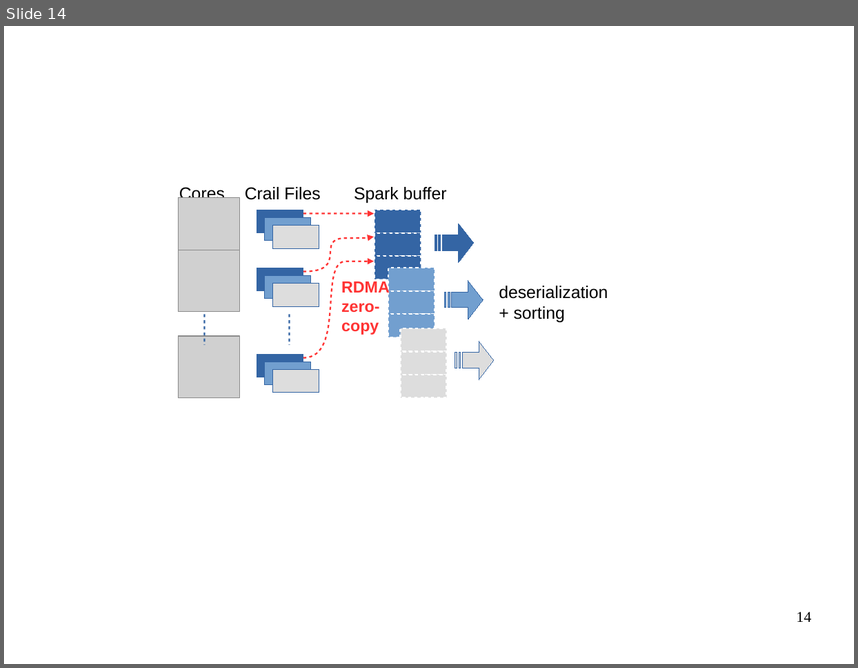
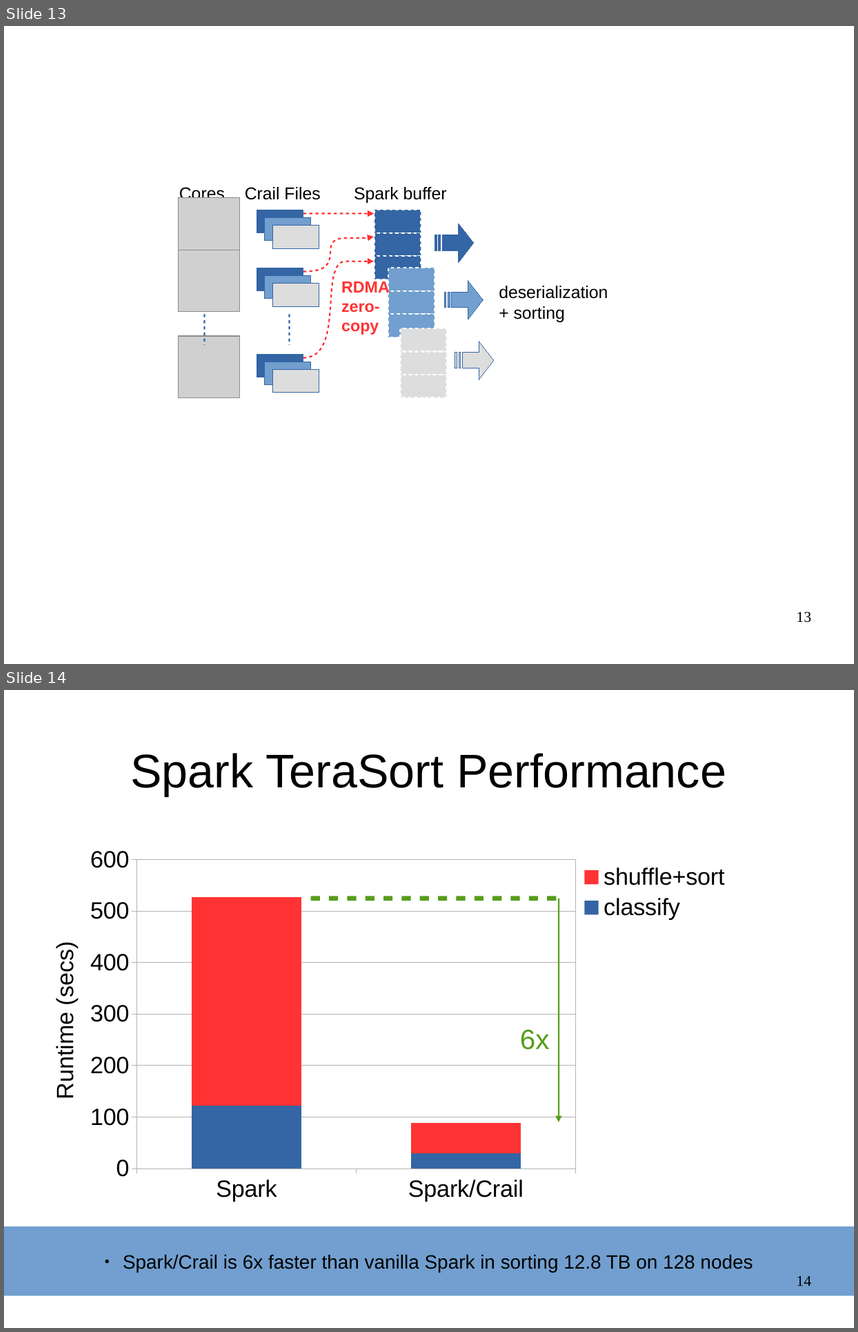
Before and after one commit to apache/incubator-crail-website, a slide deck: _graphix/website.odp. Shown one above the other, each under a label of ours: slide 14 before the commit, slides 13 and 14 after it. The pictures are 858x668 and 858x1332 pixels, drawn with LibreOffice and Linux fonts; fonts in the diff are those of the drawing; grey boxes stand for pictures; background and template pictures are left out. Boxes give left, top, right and bottom in pixels: in the first picture for what was removed or moved away, otherwise in the second. Text is boxed around its words. In the diff, an @@ line names an element or a change of style, - is before the commit and + after.

Commit message:
performance overall

```diff
--- a/_graphix/website.odp
+++ b/_graphix/website.odp
@@ slide 14 added at box(4, 690, 854, 1328), background #FFFFFF @@
@@ title added at box(130, 753, 726, 796), 44 pt, text #000000 @@
+Spark TeraSort Performance
@@ column stacked chart added at box(76, 839, 751, 1208) @@
+categories: Spark, Spark/Crail
+classify: 120, 30
+shuffle+sort: 400, 60
@@ line added from (311, 898) to (559, 898), #579D1C 4.31 pt @@
@@ arrow added from (559, 898) to (559, 1122), #579D1C 1.45 pt @@
@@ text added at box(52, 947, 79, 1097), 22 pt, text #000000 @@
+Runtime (secs)
@@ text added at box(520, 1029, 550, 1049), 26 pt, text #579D1C @@
+6x
@@ rectangle added at box(4, 1226, 854, 1296), fill #729FCF, 18 pt, text #000000 @@
+● Spark/Crail is 6x faster than vanilla Spark in sorting 12.8 TB on 128 nodes
@@ page number added at box(796, 1275, 811, 1285), 14 pt, text #000000 @@
+14
@@ what was slide 14 is now slide 13 @@
@@ page number at box(796, 611, 811, 622): text changed @@
-14
+13
```
Also in this commit, not shown: 1 slide removed, 1 other file.
